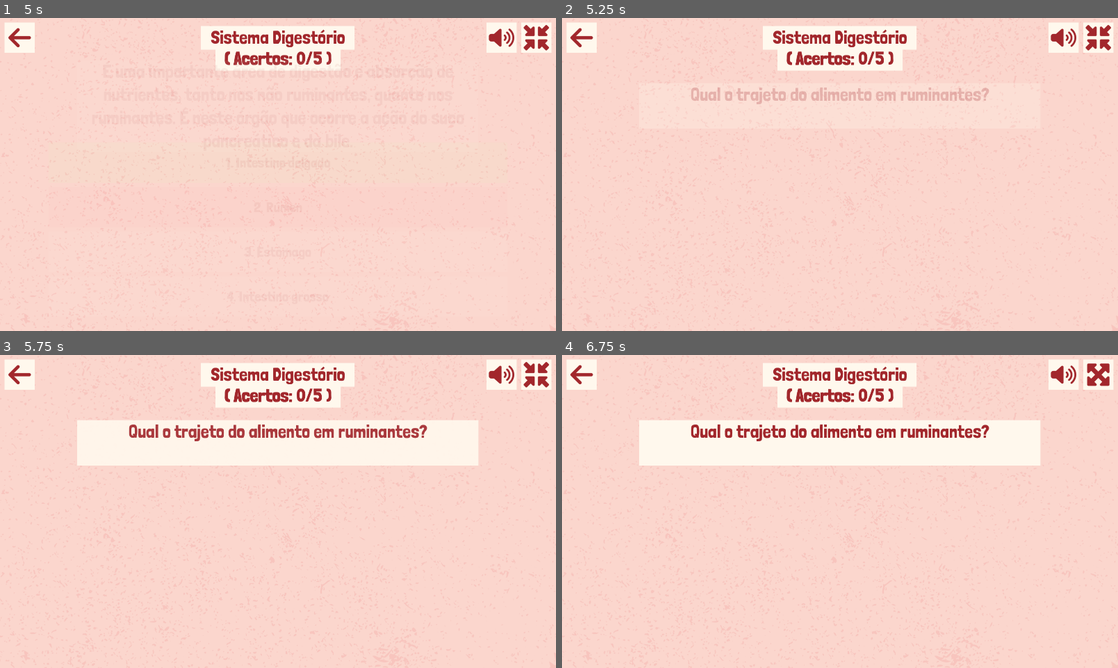
Above: before the commit, frames 1-4 (two rows, left to right).
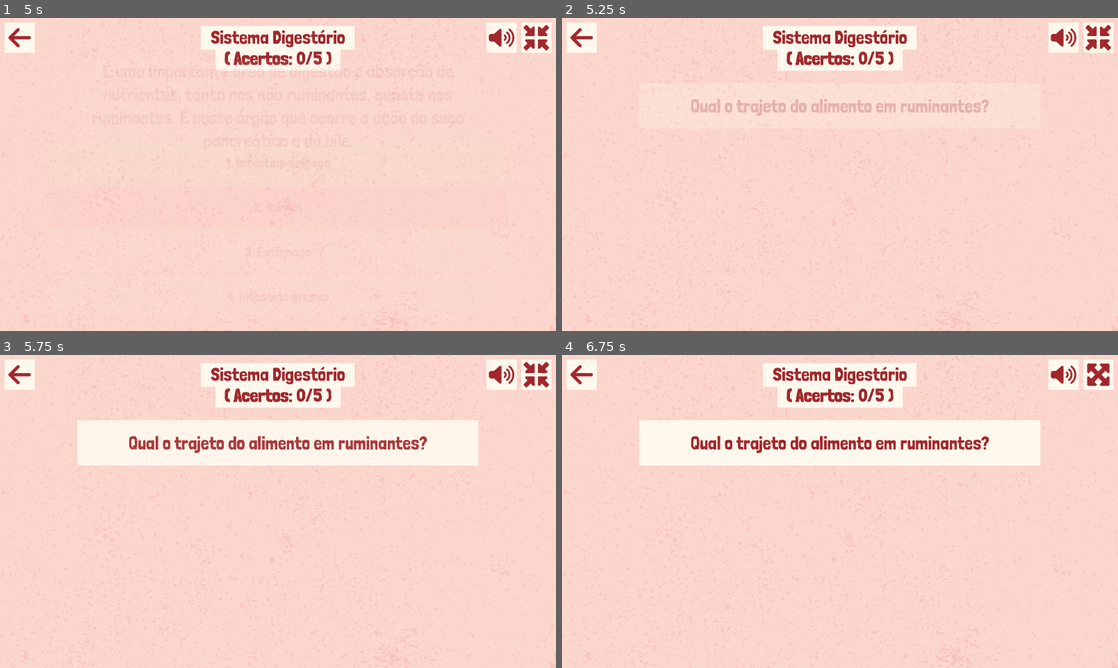
Above: after the commit, the same moments.

Repository: telmotrooper/vet-game
Game: Godot game, scene res://levels/digestive_system/digestive_system.tscn
Same seed, same stepped clock (60 frames per second), same inputs: the game is played once before the commit and once after it. This scene is started directly instead of the project's main scene.
Inputs (mouse positions are in pixels of both pictures, inside the frame that each line leads up to):
- Up to frame 1 (5 s): click (533, 36) at 0.5 s; click (533, 36) at 1.25 s; click "2. Rúmen" at 2 s; click (533, 36) at 2.75 s; move the mouse to (400, 158) at 3.52 s; move the mouse to (166, 190) at 4.27 s
- Up to frame 2 (5.25 s): move the mouse to (895, 105) at 5.02 s
- Up to frame 3 (5.75 s): no input
- Up to frame 4 (6.75 s): move the mouse to (812, 574) at 5.77 s; tap Enter at 6.5 s; move the mouse to (1006, 558) at 6.52 s

Frame 1 is identical in both runs. In frame 2, 2.0% of the frame differs, in the area x 23-77%, y 22-32%; in frame 3, 2.4%; in frame 4, 2.4%.

Commit message:
set vertical alignment to 'center' for questions

Diff:
--- a/levels/circulatory_system_level/circulatory_system_level.tscn
+++ b/levels/circulatory_system_level/circulatory_system_level.tscn
@@ -113,6 +113,7 @@
 text = "Qual das alternativas abaixo descreve corretamente a principal função do sistema linfático nos animais?"
 label_settings = SubResource("LabelSettings_hcqab")
 horizontal_alignment = 1
+vertical_alignment = 1
 autowrap_mode = 2
 
 [node name="Background" type="ColorRect" parent="Question"]
--- a/levels/digestive_system/digestive_system.tscn
+++ b/levels/digestive_system/digestive_system.tscn
@@ -113,6 +113,7 @@
 text = "Qual das alternativas abaixo descreve corretamente a principal função do sistema linfático nos animais?"
 label_settings = SubResource("LabelSettings_hcqab")
 horizontal_alignment = 1
+vertical_alignment = 1
 autowrap_mode = 2
 
 [node name="Background" type="ColorRect" parent="Question"]
--- a/levels/lymphatic_system_level/lymphatic_system_level.tscn
+++ b/levels/lymphatic_system_level/lymphatic_system_level.tscn
@@ -113,6 +113,7 @@
 text = "Qual das alternativas abaixo descreve corretamente a principal função do sistema linfático nos animais?"
 label_settings = SubResource("LabelSettings_hcqab")
 horizontal_alignment = 1
+vertical_alignment = 1
 autowrap_mode = 2
 
 [node name="Background" type="ColorRect" parent="Question"]
